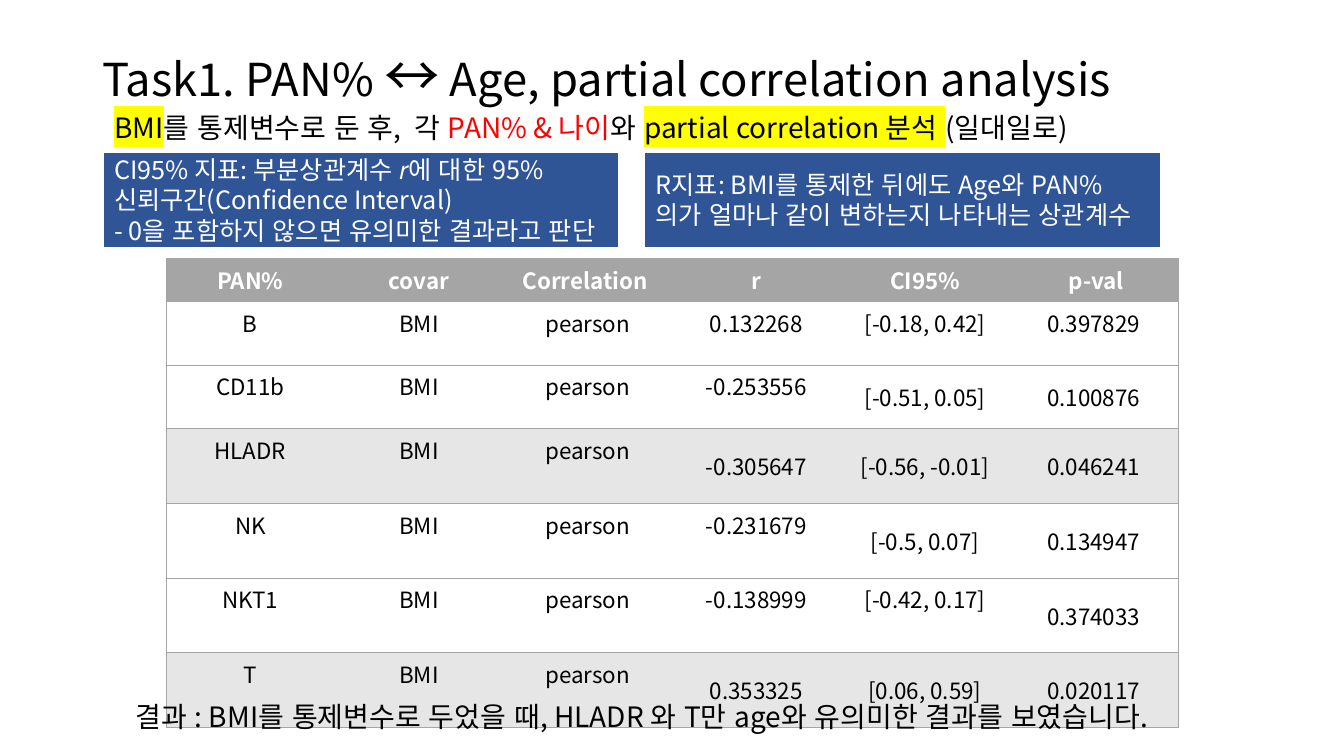
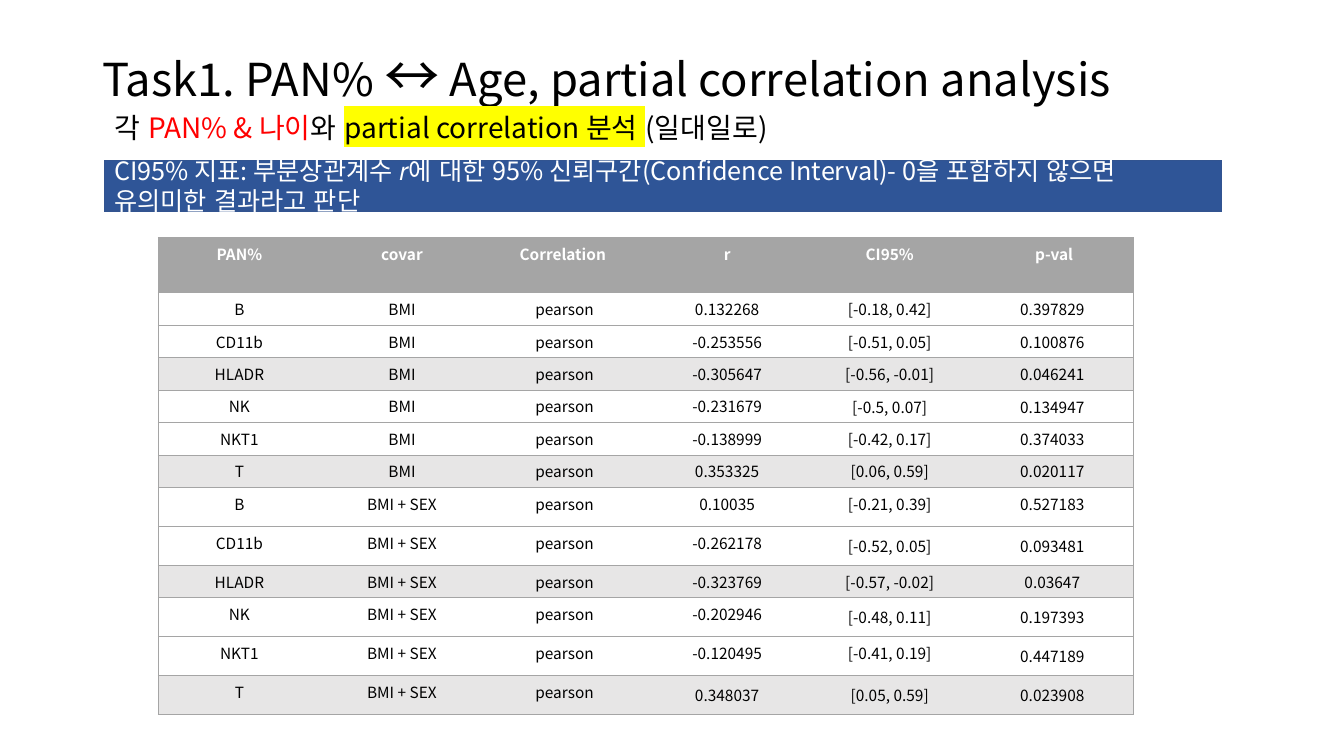
Before and after one commit to msyu787/Repository, a slide deck: slide 15 of 바이오마커.pptx. Drawn at 1344x756 pixels with LibreOffice and Linux fonts; fonts in the diff are those of the drawing. Boxes give left, top, right and bottom in pixels: in the first picture for what was removed or moved away, otherwise in the second. Text is boxed around its words. In the diff, an @@ line names an element or a change of style, - is before the commit and + after.

```diff
--- a/바이오마커.pptx
+++ b/바이오마커.pptx
@@ text at <box>114,114,768,145</box>: text changed @@
-BMI를 통제변수로 둔 후, 각 PAN% & 나이와 partial correlation 분석 (일대일로)
+각 PAN% & 나이와 partial correlation 분석 (일대일로)
@@ rectangle "CI95% 지표: 부분상관계수 𝑟에 대한 ...": place and size @@
-rectangle "CI95% 지표: 부분상관계수 𝑟에 대한 ..." at <box>105,153,618,246</box>
+rectangle "CI95% 지표: 부분상관계수 𝑟에 대한 ..." at <box>105,160,1222,211</box>
@@ text in rectangle at <box>114,154,1116,217</box>: text changed @@
-CI95% 지표: 부분상관계수 𝑟에 대한 95% 신뢰구간(Confidence Interval)
-- 0을 포함하지 않으면 유의미한 결과라고 판단
+CI95% 지표: 부분상관계수 𝑟에 대한 95% 신뢰구간(Confidence Interval)- 0을 포함하지 않으면 유의미한 결과라고 판단
@@ rectangle removed at <box>646,153,1159,246</box> @@
-R지표: BMI를 통제한 뒤에도 Age와 PAN%의가 얼마나 같이 변하는지 나타내는 상관계수
@@ table at <box>158,238,1132,708</box> @@
+row 8: B | BMI + SEX | pearson | 0.10035 | [-0.21, 0.39] | 0.527183
+row 9: CD11b | BMI + SEX | pearson | -0.262178 | [-0.52, 0.05] | 0.093481
+row 10: HLADR | BMI + SEX | pearson | -0.323769 | [-0.57, -0.02] | 0.03647
+row 11: NK | BMI + SEX | pearson | -0.202946 | [-0.48, 0.11] | 0.197393
+row 12: NKT1 | BMI + SEX | pearson | -0.120495 | [-0.41, 0.19] | 0.447189
+row 13: T | BMI + SEX | pearson | 0.348037 | [0.05, 0.59] | 0.023908
@@ table: place and size @@
-table at <box>166,259,1177,709</box>
+table at <box>158,238,1132,708</box>
@@ text removed at <box>135,699,1148,734</box> @@
-결과 : BMI를 통제변수로 두었을 때, HLADR 와 T만 age와 유의미한 결과를 보였습니다.
```
Also in this commit, not shown: 3 other slides changed, 1 slide removed, 2 other files.
